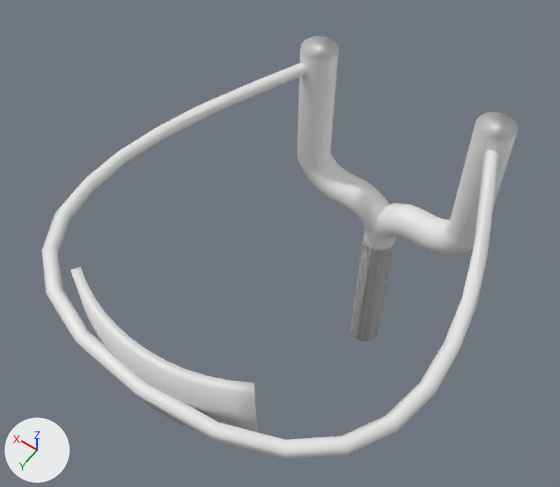
One commit to the Blender file 01/Assets/models/keke/slingshot01.blend: the scene before it, then after it.
Both versions are drawn from a 50 mm camera at (-0.8, 1.802, 3.122) aimed at (0.177, 0.434, 0.974). Lighting does not change. The marker at lower left points along +X, +Y and +Z.

Names of what the first picture shows: 'shot_pad', 'slingshot', 'string'.
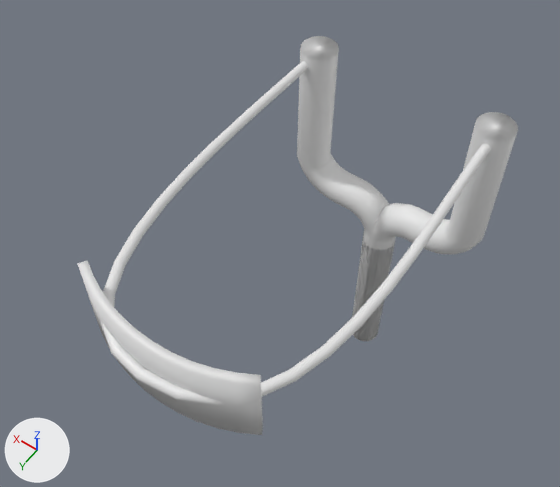
Location of each change, (x1, y1, x2, y2) in pixels of the pictures (560 x 487 px):
'string', deleted: before (42, 62, 499, 459)
'shot_pad', mesh moved: before (71, 267, 257, 432); after (77, 260, 263, 435)
'string_curve', added: after (101, 61, 491, 406)

What changed in the scene script:
```text
Change me_plane:
    where me_plane.from_pydata(...)  # 48 vertices, 46 faces; spans x -2.38..0.13, y -0.73..0.73, z -0.63..-0.03
    used by ob_shot_pad; location = (0.26, 1.147, 1.421); rotation_euler = (1.571, 0.0, 0.0), in degrees (90, 0, 0); scale = (0.229, 0.18, 0.18)
    me_plane part 1: the whole mesh is moved by (0.0, 0.0, 0.14)
Add me_mesh_001:
    me_mesh_001.from_pydata(...)  # 18624 vertices, 18432 faces; spans x -0.364..0.364, y -0.007..1.269, z -0.016..0.016
    me_mesh_001.polygons.foreach_set('use_smooth', [True] * 18432)
Remove ob_string:
    ob_string = bpy.data.objects.new('string', me_mesh)
    ob_string.location = (0.0, 0.0, 1.414)
Add ob_string_curve:
    ob_string_curve = bpy.data.objects.new('string_curve', me_mesh_001)
    ob_string_curve.location = (0.0, 0.0, 1.434)
```
